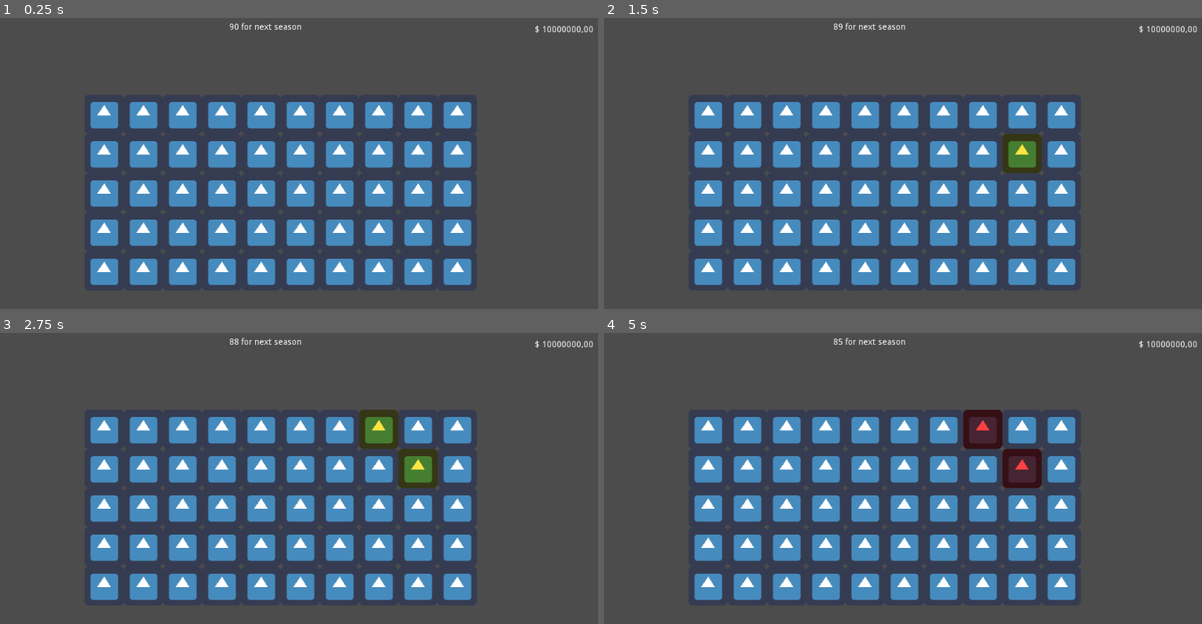
Above: before the commit, frames 1-4 (two rows, left to right).
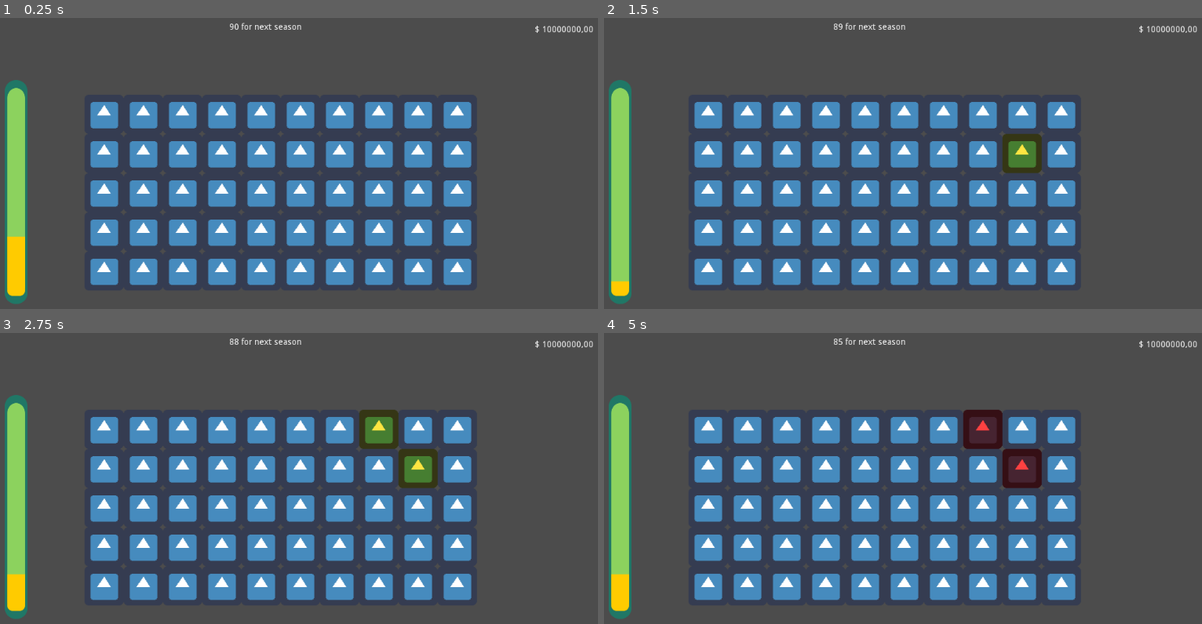
Above: after the commit, the same moments.

Repository: henriiquecampos/tillage-fever
Game: Godot game, scene res://screens/gameplay/play_screen.tscn
Same seed, same stepped clock (60 frames per second), same inputs: the game is played once before the commit and once after it. This scene is started directly instead of the project's main scene. The engine's default icon, where the game draws it, is replaced by a stand-in: a white triangle on a blue panel in a dark square.
Inputs (mouse positions are in pixels of both pictures, inside the frame that each line leads up to):
- Up to frame 1 (0.25 s): no input
- Up to frame 2 (1.5 s): tap Enter at 0.5 s; move the mouse to (1040, 166) at 0.52 s; press the mouse at (1040, 166) at 0.53 s; tap Space at 1.25 s; move the mouse to (777, 204) at 1.27 s; release the mouse at (777, 204) at 1.28 s; click (777, 204) at 1.35 s
- Up to frame 3 (2.75 s): tap Enter at 2 s; move the mouse to (358, 420) at 2.02 s; press the mouse at (358, 420) at 2.03 s
- Up to frame 4 (5 s): tap Space at 2.75, 4.25 s; move the mouse to (867, 574) at 2.77 s; release the mouse at (867, 574) at 2.78 s; click (867, 574) at 2.85 s; tap Enter at 3.5 s; move the mouse to (1088, 557) at 3.52 s; press the mouse at (1088, 557) at 3.53 s; move the mouse to (711, 446) at 4.27 s; release the mouse at (711, 446) at 4.28 s; click (711, 446) at 4.35 s

The runs differ from the first frame. In frame 1, 2.9% of the frame differs, in the area x 0-5%, y 21-99%; in frame 2, 2.9%; in frame 3, 2.9%; in frame 4, 2.9%.

Commit message:
Added gauge check for lose condition to PlayerScreen

Diff:
--- a/source/screens/gameplay/play_screen.gd
+++ b/source/screens/gameplay/play_screen.gd
@@ -27,12 +27,11 @@
 		print("player lose")
 	score.set_text(score_text.format({"amount":value}))
 
-
 func update_days(value):
-	if value <= 0:
+	if value < 0:
 		print("player win!!")
 	time.set_text(time_text.format({"amount":value}))
-	print(value%5)
 	if value%5 == 0:
-		$Field/Tilemap.current_tile += 1
+		$Gauge.check_supply_demand()
 		$Field/Tilemap.changed_tiles(value)
+		player.set_demand(int(rand_range(player.demand/2, player.demand * 2)))
--- a/source/screens/gameplay/play_screen.tscn
+++ b/source/screens/gameplay/play_screen.tscn
@@ -1,8 +1,9 @@
-[gd_scene load_steps=4 format=2]
+[gd_scene load_steps=5 format=2]
 
 [ext_resource path="res://screens/abstract_screen.tscn" type="PackedScene" id=1]
 [ext_resource path="res://screens/gameplay/play_screen.gd" type="Script" id=2]
 [ext_resource path="res://areas/field/field.tscn" type="PackedScene" id=3]
+[ext_resource path="res://objects/gauge/gauge.tscn" type="PackedScene" id=4]
 
 [node name="Play" instance=ExtResource( 1 )]
 
@@ -55,3 +56,8 @@
 position = Vector2( 165.745, 151.012 )
 
 [node name="Tilemap" parent="Field" instance=ExtResource( 3 )]
+
+[node name="Gauge" parent="." instance=ExtResource( 4 )]
+
+margin_top = 127.0
+margin_bottom = 493.0
